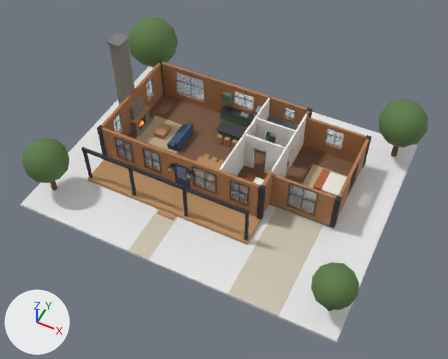
Two versions of the glTF model public/samples/ar-project-viewer/models/farmhouse-cedar-open.glb, one commit apart.
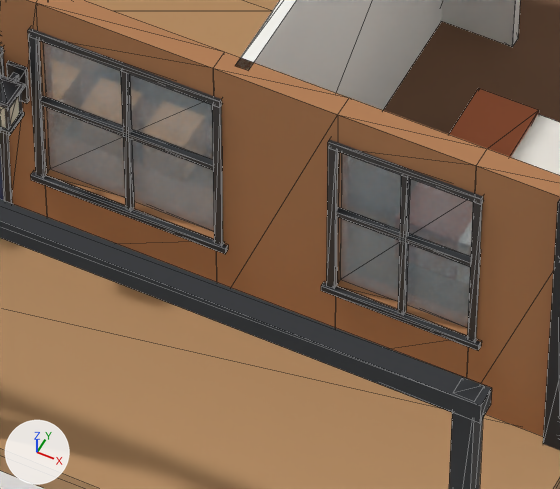
The first picture shows the older version from a camera (50 mm lens) standing at (0.26, -0.53, 0.651) and looking at (0.015, -0.041, 0.04). The close-ups show the older and then the newer version on the part from 42% to 58% of the width and 45% to 62% of the height of that picture. Only the edits that show in the close-ups are written down. Every picture has the same lights, and +X, +Y and +Z are marked at lower left. The close-ups show mesh edges as thin lines. Where no turn or scale is listed for an object, it has been applied to the vertices. Vertices at exactly the same position are counted once.

Objects in the first close-up: 'bedding', 'deck', 'frame', 'glass', 'inner', 'oak', 'siding', 'throw', 'trim', 'wood' and 10 more.
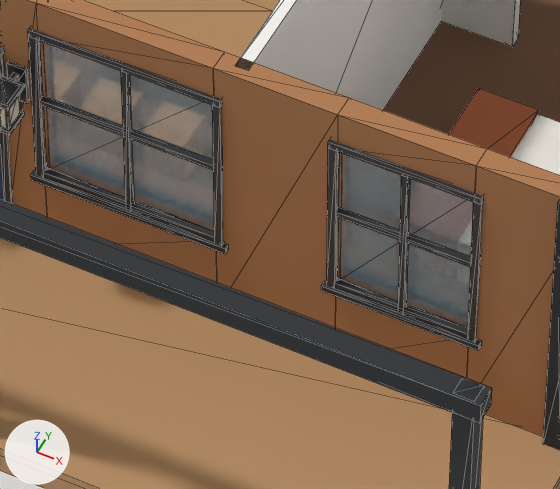
Boxes (x1, y1, x2, y2) around the edits, measured in the close-ups (560 x 489 px):
```json
{"part": 1, "of": "me_mesh_9", "change": "added", "after": [43, 168, 214, 243]}
{"part": 2, "of": "me_mesh_9", "change": "added", "after": [334, 279, 468, 340]}
```

Edits to the scene script, one JSON object a line:
```json
{"block": "me_mesh_9", "where": "# used by ob_frame; location = (-0.045, 0.025, 0.0036)"}
{"op": "remove", "block": "me_mesh_9", "code": "me_mesh_9.from_pydata(...)  # 468 vertices, 756 faces; spans x -0.123..0.213, y -0.083..0.083, z 0.006..0.059"}
{"op": "add", "block": "me_mesh_9", "code": "me_mesh_9.from_pydata(...)  # 890 vertices, 1476 faces; spans x -0.123..0.213, y -0.083..0.083, z 0.006..0.059"}
{"block": "me_mesh_9", "change": "me_mesh_9 part 1: a new loose piece, a box spanning x 0.024..0.056, y -0.0826..-0.0814, z 0.024..0.0254, in mat_material_9 (dark grey #2a2c30)"}
{"block": "me_mesh_9", "change": "me_mesh_9 part 2: a new loose piece, a box spanning x 0.078..0.102, y -0.0826..-0.0814, z 0.024..0.0254, in mat_material_9 (dark grey #2a2c30)"}
{"block": "me_mesh_9", "change": "other edits to the shape of me_mesh_9 do not show in these pictures"}
```
